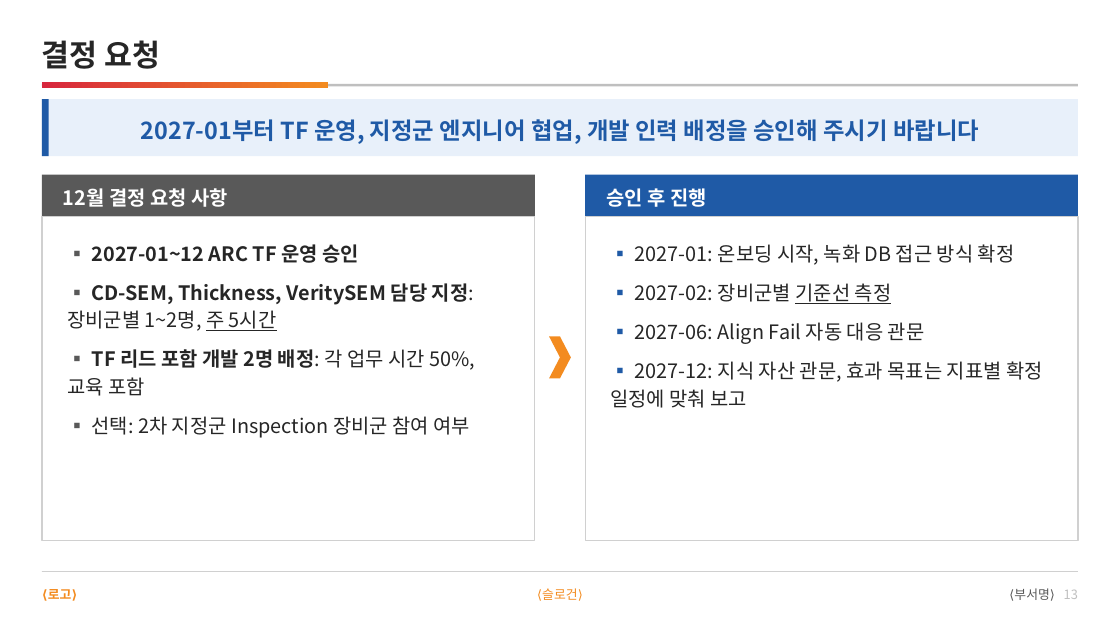
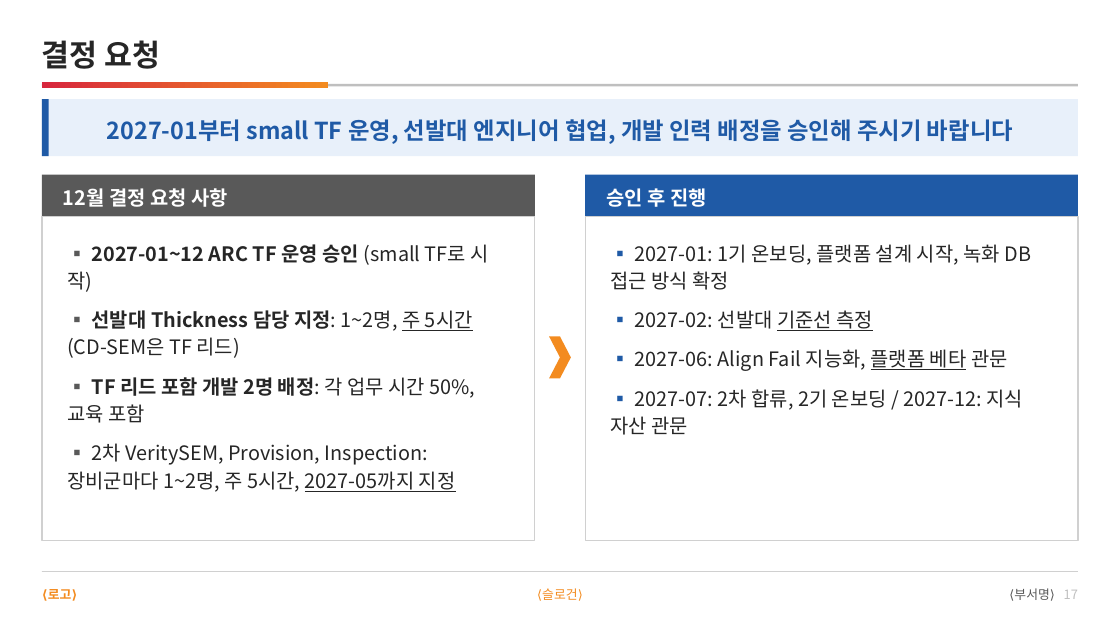
Before and after one commit to DarrenKoi/pm_notes, a slide deck: slide 17 of my-task/arc-tf/deliverables/arc-tf-proposal.pptx (slide 13 before the commit). Drawn at 1120x630 pixels with LibreOffice and Linux fonts; fonts in the diff are those of the drawing. Boxes give left, top, right and bottom in pixels: in the first picture for what was removed or moved away, otherwise in the second. Text is boxed around its words. In the diff, an @@ line names an element or a change of style, - is before the commit and + after.

```diff
--- a/my-task/arc-tf/deliverables/arc-tf-proposal.pptx
+++ b/my-task/arc-tf/deliverables/arc-tf-proposal.pptx
@@ text at box(107, 119, 1013, 144): text changed @@
-2027-01부터 TF 운영, 지정군 엔지니어 협업, 개발 인력 배정을 승인해 주시기 바랍니다
+2027-01부터 small TF 운영, 선발대 엔지니어 협업, 개발 인력 배정을 승인해 주시기 바랍니다
@@ text at box(67, 244, 489, 358): text changed @@
-▪ 2027-01~12 ARC TF 운영 승인
-▪ CD-SEM, Thickness, VeritySEM 담당 지정: 장비군별 1~2명, 주 5시간
+▪ 2027-01~12 ARC TF 운영 승인 (small TF로 시작)
+▪ 선발대 Thickness 담당 지정: 1~2명, 주 5시간 (CD-SEM은 TF 리드)
@@ text at box(610, 244, 1031, 435): text changed @@
-▪ 2027-01: 온보딩 시작, 녹화 DB 접근 방식 확정
-▪ 2027-02: 장비군별 기준선 측정
-▪ 2027-06: Align Fail 자동 대응 관문
-▪ 2027-12: 지식 자산 관문, 효과 목표는 지표별 확정 일정에 맞춰 보고
+▪ 2027-01: 1기 온보딩, 플랫폼 설계 시작, 녹화 DB 접근 방식 확정
+▪ 2027-02: 선발대 기준선 측정
+▪ 2027-06: Align Fail 지능화, 플랫폼 베타 관문
+▪ 2027-07: 2차 합류, 2기 온보딩 / 2027-12: 지식 자산 관문
@@ text at box(67, 443, 456, 492): text changed @@
-▪ 선택: 2차 지정군 Inspection 장비군 참여 여부
+▪ 2차 VeritySEM, Provision, Inspection: 장비군마다 1~2명, 주 5시간, 2027-05까지 지정
@@ text at box(1014, 588, 1078, 600): text changed @@
-⟨부서명⟩ 13
+⟨부서명⟩ 17
```
Also in this commit, not shown: 12 other slides changed, 4 slides added, 20 other files.
